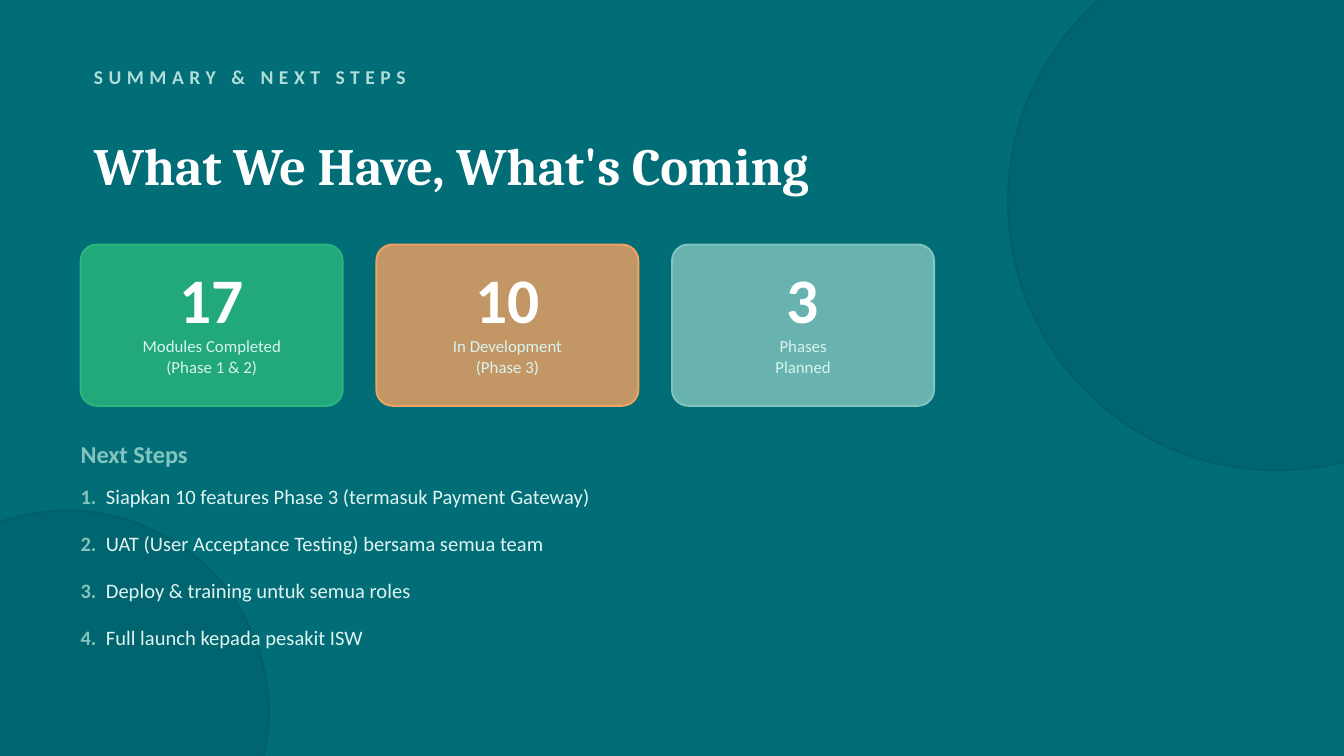
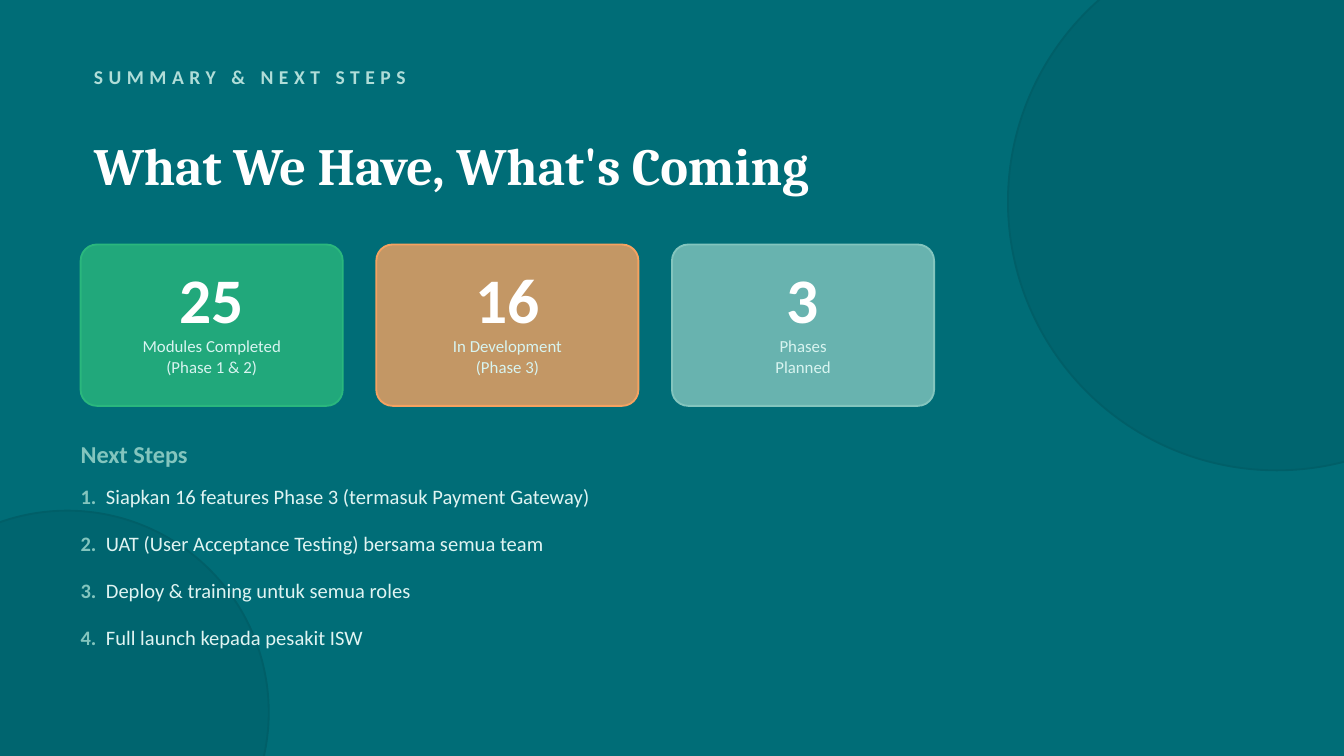
Before and after one commit to ISW-OPS/Psychotherapy, a slide deck: slide 5 of ISW_Project_Status_Update.pptx. Drawn at 1344x756 pixels with LibreOffice and Linux fonts; fonts in the diff are those of the drawing. Boxes give left, top, right and bottom in pixels: in the first picture for what was removed or moved away, otherwise in the second. Text is boxed around its words. In the diff, an @@ line names an element or a change of style, - is before the commit and + after.

```diff
--- a/ISW_Project_Status_Update.pptx
+++ b/ISW_Project_Status_Update.pptx
@@ text at box(180, 281, 244, 324): text changed @@
-17
+25
@@ text at box(475, 279, 539, 324): text changed @@
-10
+16
@@ text at box(81, 489, 589, 508): text changed @@
-1. Siapkan 10 features Phase 3 (termasuk Payment Gateway)
+1. Siapkan 16 features Phase 3 (termasuk Payment Gateway)
```
Also in this commit, not shown: 1 other slide changed, 17 other files.
